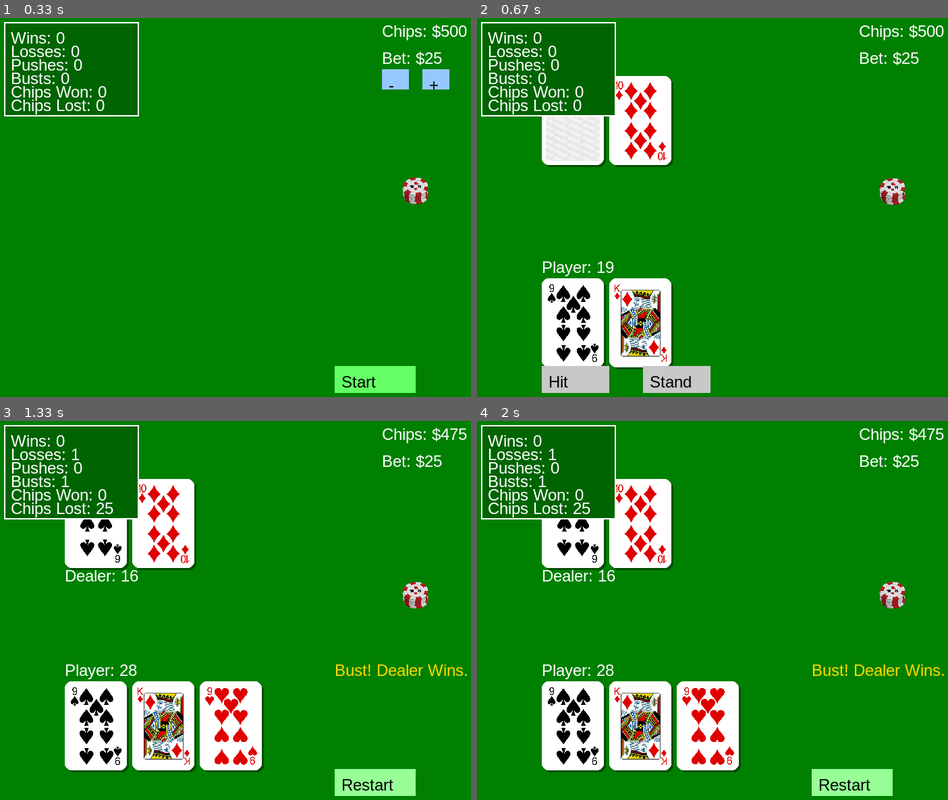
Above: before the commit, frames 1-4 (two rows, left to right).
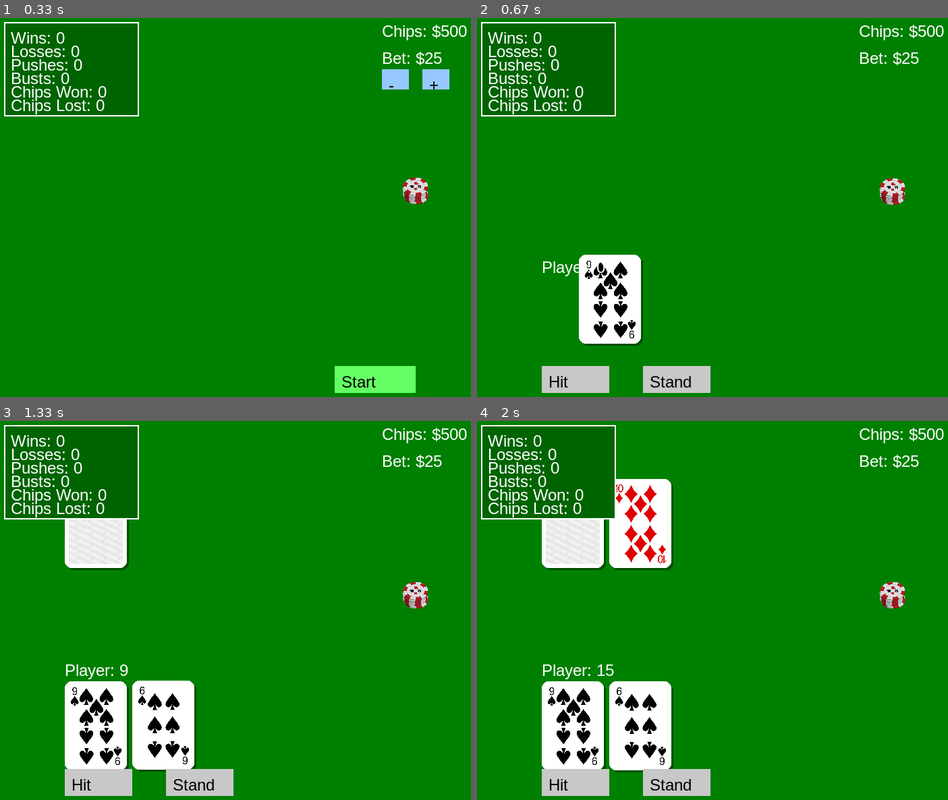
Above: after the commit, the same moments.

Repository: NathanGr33n/blackjack_pygame
Game: pygame game, started from main.py
The game is run twice, just before and just after one commit, with the same random seed, the same clock (stepped at 60 frames per second) and the same inputs.
Inputs:
- Up to frame 1 (0.33 s): no input
- Up to frame 2 (0.67 s): click "Start" at 0.38 s
- Up to frame 3 (1.33 s): click "Hit" at 0.72 s
- Up to frame 4 (2 s): no input

Frame 1 is identical in both runs. In frame 2, 11% of the frame differs, in the area x 13-42%, y 15-93%; in frame 3, 12%, in the area x 13-100%, y 1-99%; in frame 4, 9.1%.

Commit message:
Animate card dealing

Diff:
--- a/main.py
+++ b/main.py
@@ -9,6 +9,32 @@
 import math  			   # For sine animation
 import json                   # For exporting statistics
 from deck import Deck         # Custom Deck and Card classes
+
+
+# --------- Animated Card Sprite ---------
+class CardSprite:
+    """Simple sprite to move a card surface from a start to end position."""
+
+    def __init__(self, card, surface, start_pos, end_pos, target_hand, speed=15):
+        self.card = card
+        self.surface = surface
+        self.x, self.y = start_pos
+        self.end_x, self.end_y = end_pos
+        self.target_hand = target_hand
+        self.speed = speed
+
+    def update(self):
+        dx = self.end_x - self.x
+        dy = self.end_y - self.y
+        dist = math.hypot(dx, dy)
+        if dist <= self.speed or dist == 0:
+            self.x, self.y = self.end_x, self.end_y
+            draw_card_with_border(self.surface, int(self.x), int(self.y))
+            return True
+        self.x += self.speed * dx / dist
+        self.y += self.speed * dy / dist
+        draw_card_with_border(self.surface, int(self.x), int(self.y))
+        return False
 
 
 
@@ -120,14 +146,17 @@
 # --------- Reset Game State ---------
 def reset_game():
     """Prepares the next round, keeping chips and bet"""
-    global deck, player_hand, dealer_hand, player_turn, game_over, winner, round_started
+    global deck, player_hand, dealer_hand, player_turn, game_over, winner, round_started, deal_queue, dealer_playing
     deck = Deck()
-    player_hand = [deck.deal(), deck.deal()]
-    dealer_hand = [deck.deal(), deck.deal()]
+    player_hand = []
+    dealer_hand = []
     player_turn = True
     game_over = False
     winner = ""
     round_started = True  # Round has officially started
+    dealer_playing = False
+    deal_queue = ["player", "dealer", "player", "dealer"]
+    start_next_deal()
 
 # --------- Initial Animation Setup ---------
 tick = 0  # For animation timing
@@ -148,6 +177,51 @@
     "chips_lost": 0,
 }
 
+# --------- Animation Helpers ---------
+animating_cards = []  # Active CardSprite objects
+deal_queue = []       # Pending deals ('player' or 'dealer')
+dealer_playing = False
+
+
+def start_next_deal():
+    """Begin the next card animation if queued."""
+    if deal_queue and not animating_cards:
+        target = deal_queue.pop(0)
+        card = deck.deal()
+        if not card:
+            return
+        start_pos = (WIDTH // 2 - 40, HEIGHT // 2 - 60)
+        if target == "player":
+            index = len(player_hand) + sum(1 for s in animating_cards if s.target_hand == "player")
+            end_pos = (100 + index * 100, 400)
+            surface = load_png_card(card.image_path)
+        else:
+            index = len(dealer_hand) + sum(1 for s in animating_cards if s.target_hand == "dealer")
+            end_pos = (100 + index * 100, 100)
+            surface = card_back if index == 0 and player_turn else load_png_card(card.image_path)
+        animating_cards.append(CardSprite(card, surface, start_pos, end_pos, target))
+
+
+def determine_winner():
+    """Evaluate final hands and update statistics."""
+    global winner, player_chips, game_over, stats
+    player_value = calculate_hand_value(player_hand)
+    dealer_value = calculate_hand_value(dealer_hand)
+    if dealer_value > 21 or player_value > dealer_value:
+        winner = "Player Wins!"
+        player_chips += player_bet
+        stats["wins"] += 1
+        stats["chips_won"] += player_bet
+    elif player_value == dealer_value:
+        winner = "Push! It's a tie."
+        stats["pushes"] += 1
+    else:
+        winner = "Dealer Wins."
+        player_chips -= player_bet
+        stats["losses"] += 1
+        stats["chips_lost"] += player_bet
+    game_over = True
+
 # --------- Game State Flags ---------
 game_over = False         # Whether the round has ended
 player_turn = False       # Whether it's the player's turn
@@ -168,10 +242,32 @@
     screen.fill((0, 128, 0))  # Green felt background
     tick += 1 #Increment Animation tick
 
-    # Draw hands if the round has started
+    # Draw hands and update animations if the round has started
     if round_started:
         draw_hand(player_hand, 400)
         draw_hand(dealer_hand, 100, hide_first=(player_turn and not game_over))
+        for sprite in animating_cards[:]:
+            finished = sprite.update()
+            if finished:
+                if sprite.target_hand == "player":
+                    player_hand.append(sprite.card)
+                    if calculate_hand_value(player_hand) > 21:
+                        winner = "Bust! Dealer Wins."
+                        player_chips -= player_bet
+                        stats["busts"] += 1
+                        stats["losses"] += 1
+                        stats["chips_lost"] += player_bet
+                        game_over = True
+                        player_turn = False
+                else:
+                    dealer_hand.append(sprite.card)
+                    if dealer_playing and calculate_hand_value(dealer_hand) < 17:
+                        deal_queue.append("dealer")
+                    elif dealer_playing and calculate_hand_value(dealer_hand) >= 17:
+                        dealer_playing = False
+                        determine_winner()
+                animating_cards.remove(sprite)
+                start_next_deal()
 
     # Calculate and display scores
     if round_started:
@@ -223,37 +319,18 @@
 
             # During active round
             elif round_started and not game_over:
-                if hit_button.collidepoint(event.pos):
-                    player_hand.append(deck.deal())
-                    if calculate_hand_value(player_hand) > 21: #Player Busts
-                        winner = "Bust! Dealer Wins."
-                        player_chips -= player_bet #Player loses bet
-                        stats["busts"] += 1
-                        stats["losses"] += 1
-                        stats["chips_lost"] += player_bet
-                        game_over = True
-                        player_turn = False
-
-                elif stand_button.collidepoint(event.pos):
+                if hit_button.collidepoint(event.pos) and player_turn and not animating_cards and not deal_queue:
+                    deal_queue.append("player")
+                    start_next_deal()
+
+                elif stand_button.collidepoint(event.pos) and player_turn and not animating_cards and not deal_queue:
                     player_turn = False
-                    while calculate_hand_value(dealer_hand) < 17:
-                        dealer_hand.append(deck.deal())
-                    player_value = calculate_hand_value(player_hand)
-                    dealer_value = calculate_hand_value(dealer_hand)
-                    if dealer_value > 21 or player_value > dealer_value: #Dealer Busts or Player Beats Dealer
-                        winner = "Player Wins!"
-                        player_chips += player_bet #player wins bet
-                        stats["wins"] += 1
-                        stats["chips_won"] += player_bet
-                    elif player_value == dealer_value: #Player and Dealer Tie
-                        winner = "Push! It's a tie."
-                        stats["pushes"] += 1
-                    else: #Player Loses
-                        winner = "Dealer Wins."
-                        player_chips -= player_bet #player loses bet
-                        stats["losses"] += 1
-                        stats["chips_lost"] += player_bet
-                    game_over = True
+                    if calculate_hand_value(dealer_hand) < 17:
+                        dealer_playing = True
+                        deal_queue.append("dealer")
+                        start_next_deal()
+                    else:
+                        determine_winner()
 
             # Restart after game over
             elif game_over and restart_button.collidepoint(event.pos):
Not shown, changed: README.md
Not shown, changed: .gitignore
